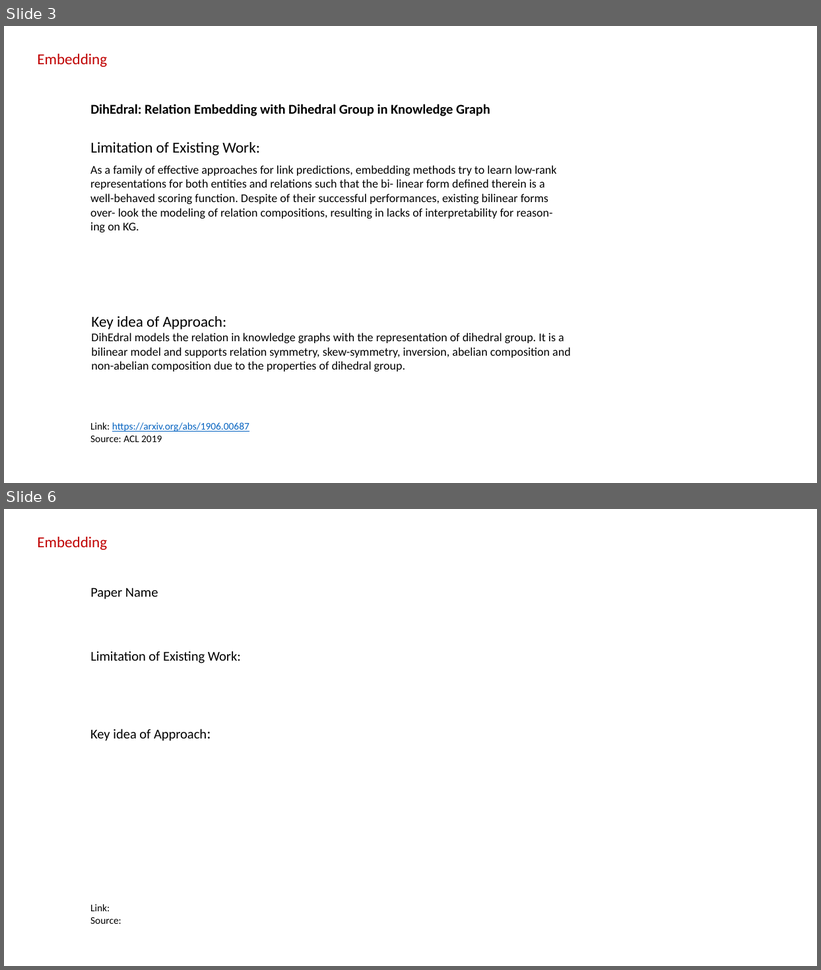
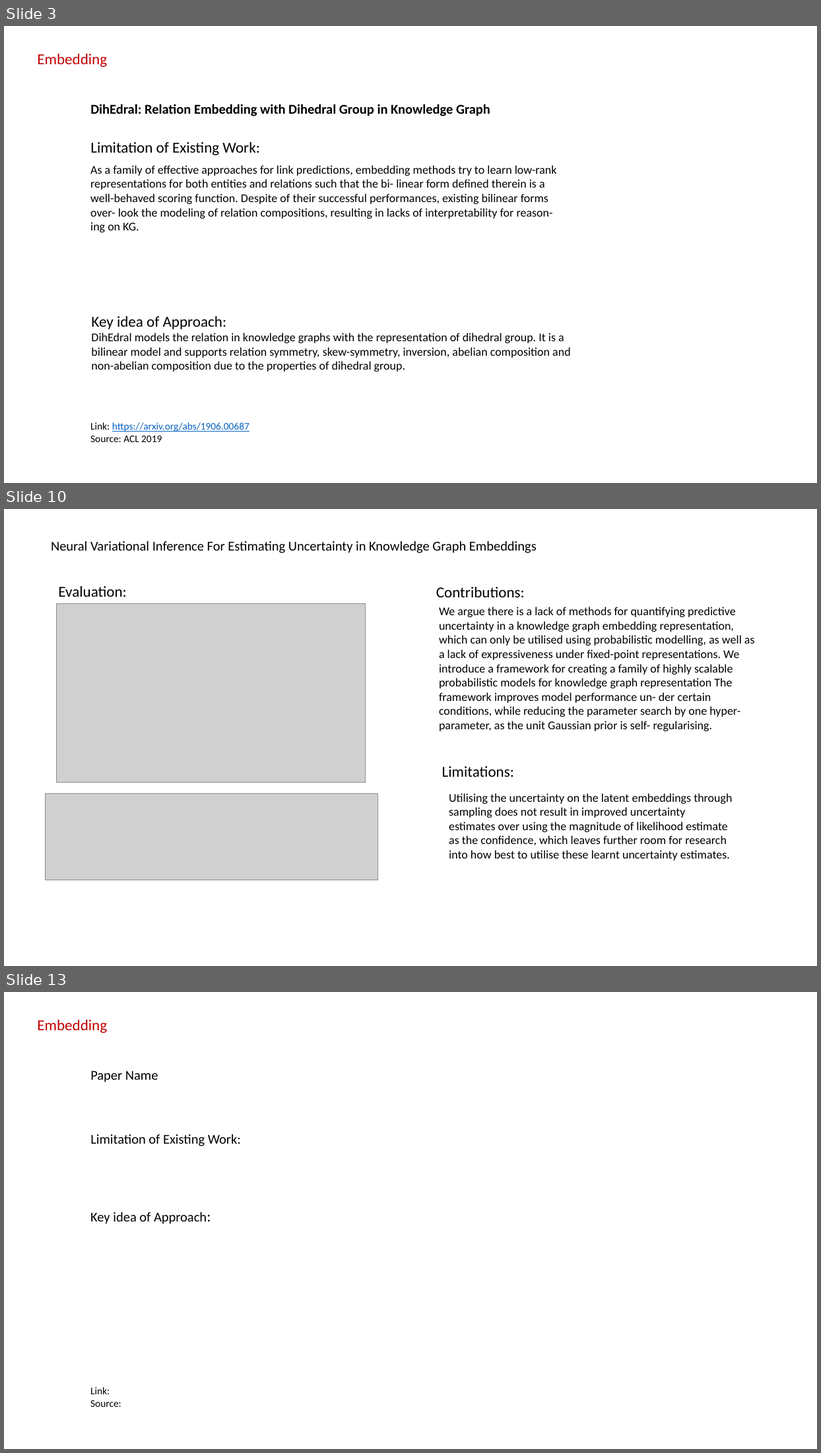
Before and after one commit to sylviawangfr/KGpaper, a slide deck: slides.pptx. Shown one above the other, each under a label of ours: slides 3 and 6 before the commit, slides 3, 10 and 13 after it; the slides between them are not shown. The pictures are 821x970 and 821x1453 pixels, drawn with LibreOffice and Linux fonts; fonts in the diff are those of the drawing; grey boxes stand for pictures. Boxes give left, top, right and bottom in pixels: in the first picture for what was removed or moved away, otherwise in the second. Text is boxed around its words. In the diff, an @@ line names an element or a change of style, - is before the commit and + after.

```diff
--- a/slides.pptx
+++ b/slides.pptx
@@ slide 10 added at (4,509,817,966), background #FFFFFF @@
@@ text added at (51,541,537,553), 16 pt, text #000000 @@
+Neural Variational Inference For Estimating Uncertainty in Knowledge Graph Embeddings
@@ text added at (58,586,126,597), 18 pt, text #000000 @@
+Evaluation:
@@ text added at (436,587,525,597), 18 pt, text #000000 @@
+Contributions:
@@ picture added at (57,603,366,782) @@
@@ text added at (439,607,755,731), 14 pt, text #000000 @@
+We argue there is a lack of methods for quantifying predictive uncertainty in a knowledge graph embedding representation, which can only be utilised using probabilistic modelling, as well as a lack of expressiveness under fixed-point representations. We introduce a framework for creating a family of highly scalable probabilistic models for knowledge graph representation The framework improves model performance un- der certain conditions, while reducing the parameter search by one hyper-parameter, as the unit Gaussian prior is self- regularising.
@@ text added at (442,766,514,777), 18 pt, text #000000 @@
+Limitations:
@@ picture added at (46,794,378,881) @@
@@ text added at (449,793,732,861), 14 pt, text #000000 @@
+Utilising the uncertainty on the latent embeddings through sampling does not result in improved uncertainty estimates over using the magnitude of likelihood estimate as the confidence, which leaves further room for research into how best to utilise these learnt uncertainty estimates.
@@ what was slide 6 is now slide 13 @@
```
Also in this commit, not shown: 5 slides changed, 7 other slides added, 1 other file.
